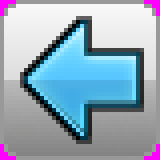
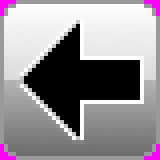
Two versions of the same layered image (160x160). Layer-by-layer changes:
moved "Layer #2" above "Layer #5", painted on it over (4, 4, 156, 140)
added layer "Layer #5" above "Layer" over (16, 16, 144, 144)
hid "Layer", moved it above "Layer #4", painted on it over (4, 4, 156, 156)
moved "Layer #4" above "Layer #3", painted on it over (4, 4, 156, 156)
painted on "Layer #3" over (4, 4, 156, 140)
painted on "Layer #1" over (4, 4, 156, 156)
